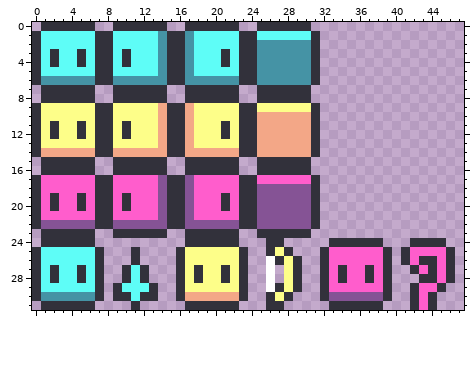
Pixel-art sprite -- Assets/Mock/player.png. Above, as it was before the edit.
The file is 48x32 pixels.
The same view after the edit:
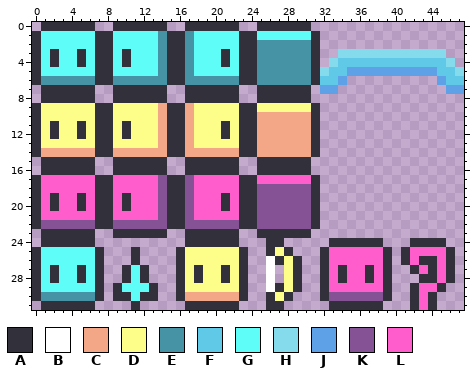
Palette (. is transparent): A #32313b  B #ffffff  C #f3a787  D #fdfe89  E #4593a5  F #5fc9e7  G #5efdf7  H #85daeb  J #5fa1e7  K #855395  L #ff5dcc
Diff:
{"y":3,"x":34,"old":"............","new":"HHHHHHHHHHHH"}
{"y":4,"x":33,"old":"..............","new":"HFFFFFFFFFFFFH"}
{"y":5,"x":32,"old":"................","new":"HFFJJJJJJJJJJFFH"}
{"y":6,"x":32,"old":"...","new":"FFJ"}
{"y":6,"x":45,"old":"...","new":"JFF"}
{"y":7,"x":32,"old":"..","new":"JJ"}
{"y":7,"x":46,"old":"..","new":"JJ"}
{"label":"added","picture_box":[320,49,464,94]}
